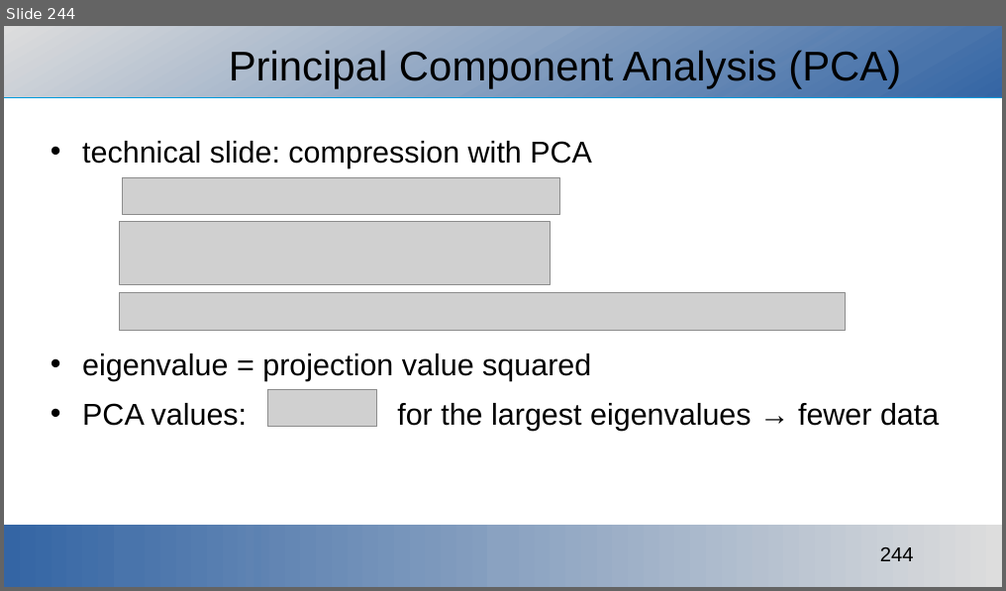
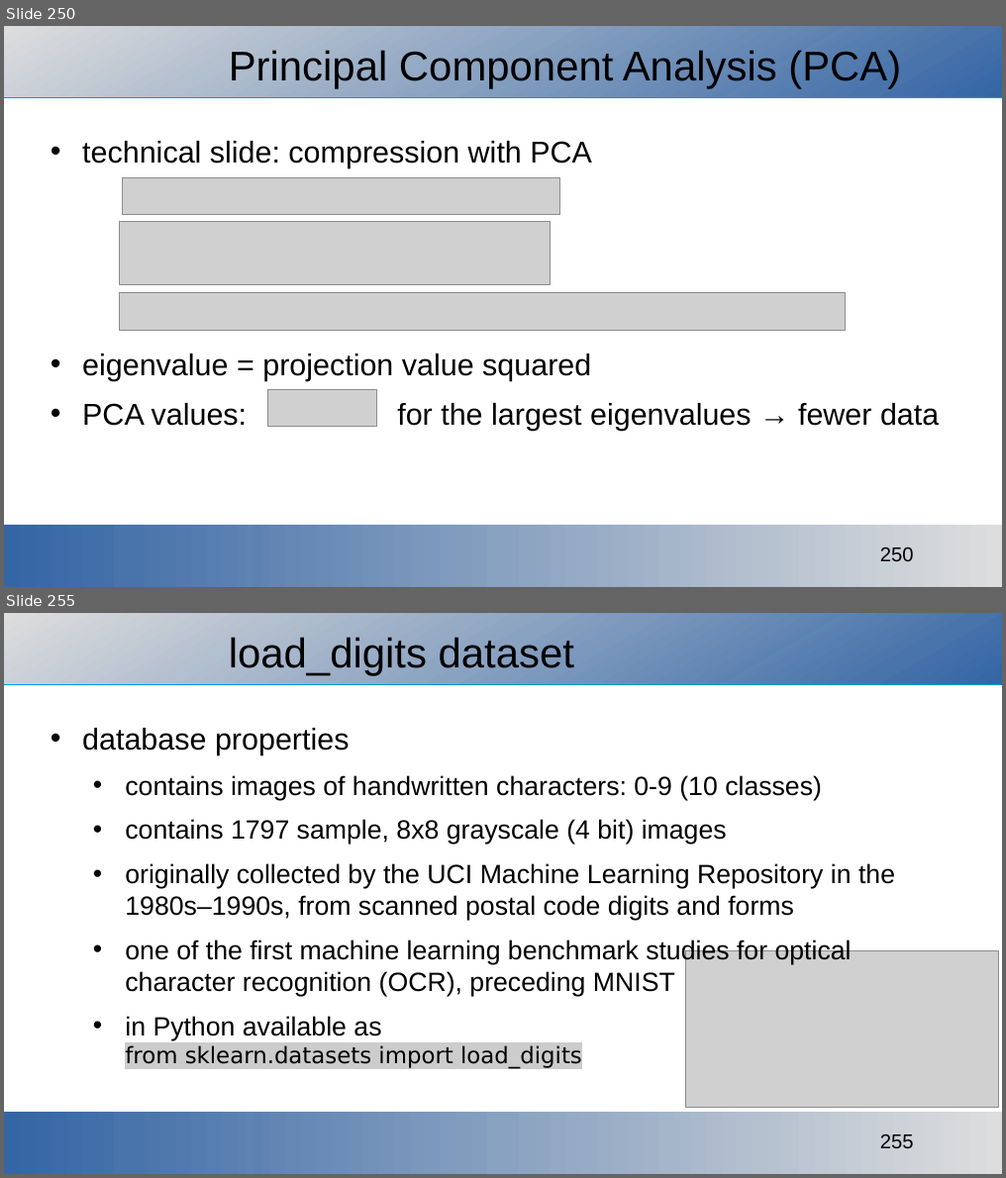
Before and after one commit to ajakovac/ML-in-Practice-I, a slide deck: ML in practice.odp. Shown one above the other, each under a label of ours: slide 244 before the commit, slides 250 and 255 after it; the slides between them are not shown. The pictures are 1006x591 and 1006x1178 pixels, drawn with LibreOffice and Linux fonts; fonts in the diff are those of the drawing; grey boxes stand for pictures; background and template pictures are left out. Boxes give left, top, right and bottom in pixels: in the first picture for what was removed or moved away, otherwise in the second. Text is boxed around its words. In the diff, an @@ line names an element or a change of style, - is before the commit and + after.

```diff
--- a/ML in practice.odp
+++ b/ML in practice.odp
@@ slide 255 added at <box>4,613,1002,1174</box>, background #FFFFFF; not listed: 3 template elements that a slide beside it also shows @@
@@ title added at <box>229,637,574,675</box>, 33 pt, text #000000 @@
+load_digits dataset
@@ text added at <box>82,728,895,1069</box>, 21 pt, text #000000 @@
+• database properties
+  • contains images of handwritten characters: 0-9 (10 classes)
+  • contains 1797 sample, 8x8 grayscale (4 bit) images
+  • originally collected by the UCI Machine Learning Repository in the 1980s–1990s, from scanned postal code digits and forms
+  • one of the first machine learning benchmark studies for optical character recognition (OCR), preceding MNIST
+  • in Python available as
+    from sklearn.datasets import load_digits
@@ picture added at <box>686,952,998,1108</box> @@
@@ what was slide 244 is now slide 250 @@
@@ page number at <box>880,548,914,562</box>: text changed @@
-244
+250
```
Also in this commit, not shown: 7 slides changed, 14 other slides added, 16 other files.
